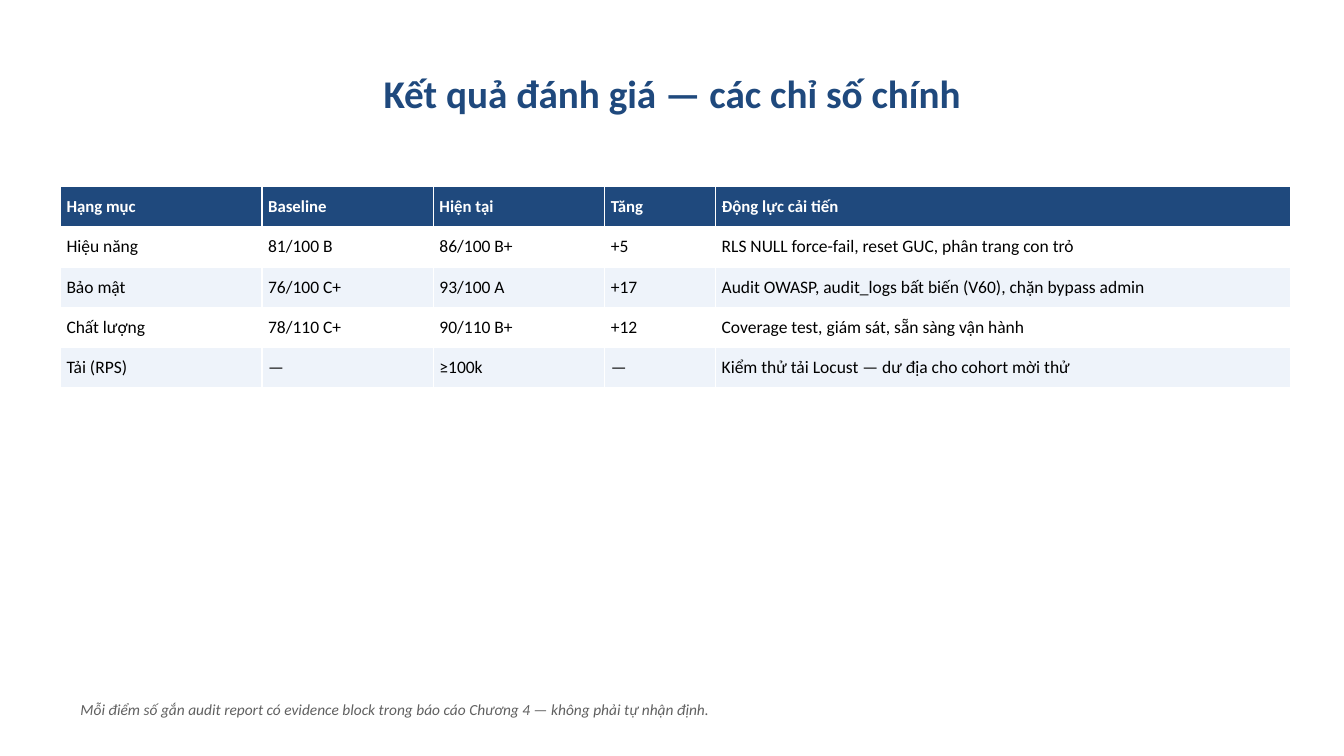
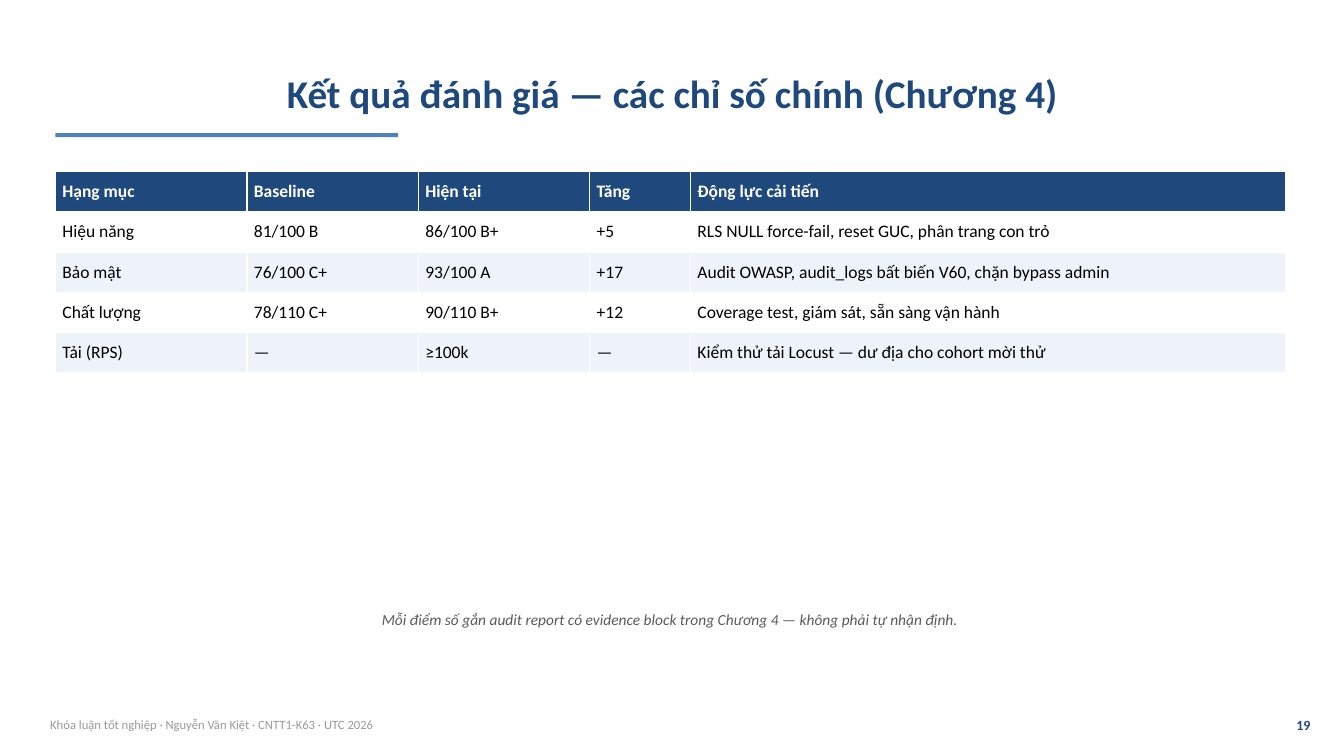
Before and after one commit to VictorAurelius/2026-Kite-Class-Platform, a slide deck: slide 19 of documents/08-thesis/defense/KiteHub-baove-khoaluan-20slide.pptx (slide 17 before the commit). Drawn at 1344x756 pixels with LibreOffice and Linux fonts; fonts in the diff are those of the drawing. Boxes give left, top, right and bottom in pixels: in the first picture for what was removed or moved away, otherwise in the second. Text is boxed around its words. In the diff, an @@ line names an element or a change of style, - is before the commit and + after.

```diff
--- a/documents/08-thesis/defense/KiteHub-baove-khoaluan-20slide.pptx
+++ b/documents/08-thesis/defense/KiteHub-baove-khoaluan-20slide.pptx
@@ title at [287, 78, 1057, 115]: text changed @@
-Kết quả đánh giá — các chỉ số chính
+Kết quả đánh giá — các chỉ số chính (Chương 4)
@@ rectangle added at [55, 133, 398, 137], fill #4F81BD @@
@@ table at [55, 171, 1286, 373] @@
-row 3, column 5: Audit OWASP, audit_logs bất biến (V60), chặn bypass admin
+row 3, column 5: Audit OWASP, audit_logs bất biến V60, chặn bypass admin
@@ size 12 to 12.5 pt in "Hạng mục", "Baseline", "Hiện tại", "Tăng" and 1 more places @@
@@ table: place and size @@
-table at [60, 187, 1291, 388]
+table at [55, 171, 1286, 373]
@@ text at [382, 612, 958, 628]: text changed; text colour #606060 to #5A5A5A @@
-Mỗi điểm số gắn audit report có evidence block trong báo cáo Chương 4 — không phải tự nhận định.
+Mỗi điểm số gắn audit report có evidence block trong Chương 4 — không phải tự nhận định.
@@ text added at [50, 719, 374, 731], 9 pt, text #9A9A9A @@
+Khóa luận tốt nghiệp · Nguyễn Văn Kiệt · CNTT1-K63 · UTC 2026
@@ text added at [1296, 721, 1310, 730], 10 pt, text #1F497D, bold @@
+19
```
Also in this commit, not shown: 13 other slides changed, 12 slides added, 12 slides removed, 22 other files.
